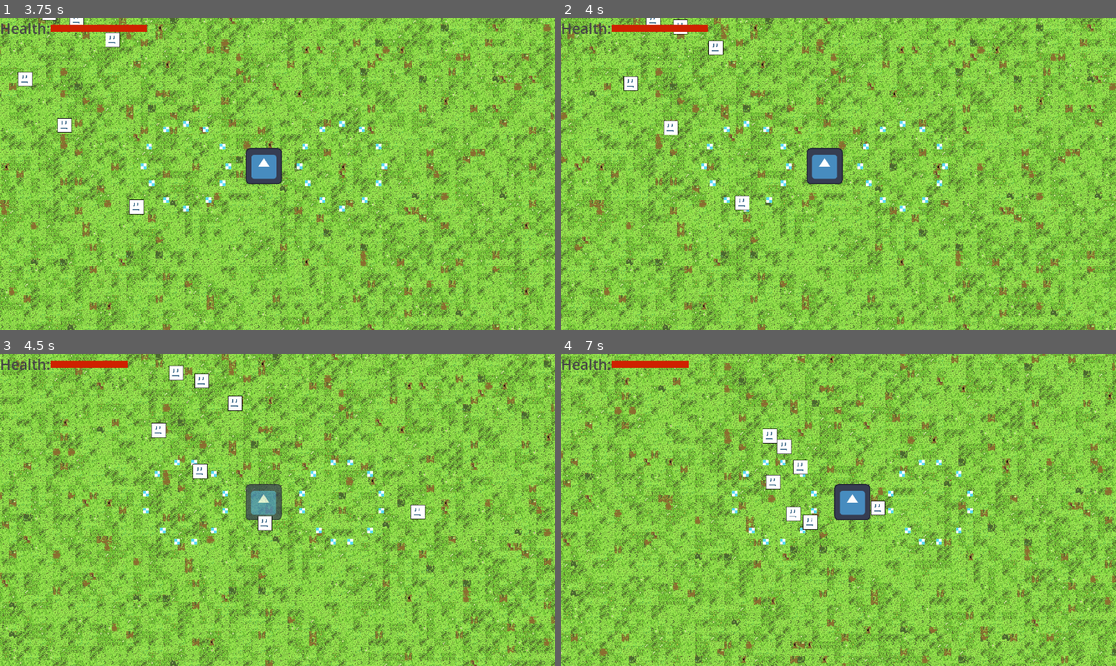
Above: before the commit, frames 1-4 (two rows, left to right).
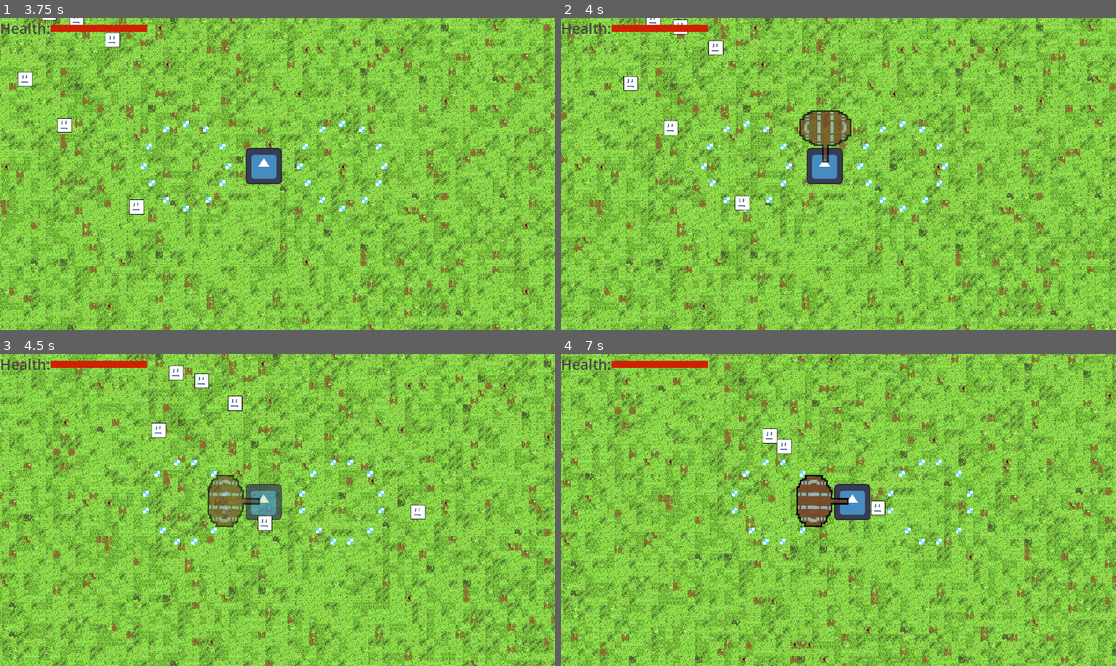
Above: after the commit, the same moments.

Repository: btalbert11/SurvivorGame
Game: Godot game, scene res://scenes/game.tscn
Two runs of this game, one before a commit and one after it. Both use one fixed random seed, a clock stepped at 60 frames per second and the inputs below. The engine's default icon, where the game draws it, is replaced by a stand-in: a white triangle on a blue panel in a dark square.
Inputs:
- Up to frame 1 (3.75 s): hold D (move_right) 0.53-1.28 s; hold S (move_down) 1.28-2.03 s; hold D (move_right) 2.03-2.78 s; hold W (move_up) 2.78-3.53 s; hold A (move_left) from 3.53 s (still down)
- Up to frame 2 (4 s): keep holding A (move_left)
- Up to frame 3 (4.5 s): keep holding A (move_left)
- Up to frame 4 (7 s): release A (move_left) at 5.03 s; hold S (move_down) 5.03-5.78 s; hold D (move_right) 5.78-6.53 s; hold W (move_up) from 6.53 s (still down)

Frame 1 is identical in both runs. In frame 2, 1.0% of the frame differs, in the area x 42-53%, y 29-47%; in frame 3, 1.2%; in frame 4, 1.5%, in the area x 23-52%, y 2-57%.
Error before the commit: Parse Error: Unexpected "Identifier" in class body. (res://scripts/HammerWeapon.gd:61)

Commit message:
finished hammer attack

Diff:
--- a/Nodes/HitboxComponent.gd
+++ b/Nodes/HitboxComponent.gd
@@ -1,2 +1,8 @@
 class_name HitboxComponent
 extends Area2D
+
+func disable():
+	$CollisionShape2D.set_deferred("disabled", true)
+
+func enable():
+	$CollisionShape2D.set_deferred("disabled", false)
--- a/Nodes/HurtboxComponent.gd
+++ b/Nodes/HurtboxComponent.gd
@@ -5,3 +5,9 @@
 
 func take_attack(attack: Attack):
 	attacked.emit(attack)
+
+func disable():
+	$CollisionShape2D.set_deferred("disabled", true)
+
+func enable():
+	$CollisionShape2D.set_deferred("disabled", false)
--- a/scenes/hammer_weapon.tscn
+++ b/scenes/hammer_weapon.tscn
@@ -33,9 +33,6 @@
 [node name="HammerWeapon" type="Node2D"]
 script = ExtResource("1_rwe2u")
 hammer_attack_scene = ExtResource("2_bsk64")
-fire_rate = null
-damage = null
-knockback = null
 
 [node name="HitboxComponentRight" type="Area2D" parent="."]
 collision_layer = 4
@@ -72,4 +69,6 @@
 frame_progress = 0.227972
 
 [connection signal="area_entered" from="HitboxComponentRight" to="." method="_on_hitbox_component_right_area_entered"]
+[connection signal="area_exited" from="HitboxComponentRight" to="." method="_on_hitbox_component_right_area_exited"]
 [connection signal="area_entered" from="HitboxComponentLeft" to="." method="_on_hitbox_component_left_area_entered"]
+[connection signal="area_exited" from="HitboxComponentLeft" to="." method="_on_hitbox_component_left_area_exited"]
--- a/scenes/player.tscn
+++ b/scenes/player.tscn
@@ -40,6 +40,7 @@
 
 [node name="HealthComponent" type="Node2D" parent="."]
 script = ExtResource("3_hc870")
+MAX_HEALTH = 10000.0
 
 [node name="HurtboxComponent" type="Area2D" parent="."]
 position = Vector2(1.6129, 0)
--- a/scripts/HammerWeapon.gd
+++ b/scripts/HammerWeapon.gd
@@ -7,29 +7,33 @@
 var fire_timer = Timer
 var attack: Attack
 var cool_down: bool = false
-
+var right_enemies = {}
+var left_enemies = {}
 
 # Called when the node enters the scene tree for the first time.
 func _ready():
 	attack = Attack.new()
 	attack.damage = damage
 	attack.knockback = knockback
+	# TODO add knockback to hammer attack
 
 
 # Called every frame. 'delta' is the elapsed time since the previous frame.
 func _process(delta):
 	pass
 
-
-func fire(right: bool):
+func fire():
 	if cool_down:
 		return
 	var hammer_attack = hammer_attack_scene.instantiate()
+	var right: bool
+	if right_enemies.size() >= left_enemies.size():
+		right = true
+	else:
+		right = false
 	hammer_attack.init(right)
 	attack.origin = global_position
 	hammer_attack.attack = attack
-#	TODO ADD LEFT RIGHT AND MAKE ART
-#	add_child(hammer_attack)
 	call_deferred("add_child", hammer_attack)
 	disable_hitbox()
 	set_timer()
@@ -37,12 +41,12 @@
 
 
 func disable_hitbox():
-	$HitboxComponentLeft/CollisionShape2D.set_deferred("disabled", true)
-	$HitboxComponentRight/CollisionShape2D.set_deferred("disabled", true)
+	$HitboxComponentLeft.disable()
+	$HitboxComponentRight.disable()
 
 func enable_hitbox():
-	$HitboxComponentLeft/CollisionShape2D.set_deferred("disabled", false)
-	$HitboxComponentRight/CollisionShape2D.set_deferred("disabled", false)
+	$HitboxComponentLeft.enable()
+	$HitboxComponentRight.enable()
 
 func set_timer():
 	fire_timer = Timer.new()
@@ -57,12 +61,26 @@
 	enable_hitbox()
 	cool_down = false
 
-
-TODO CHECK WHICH ONE HAS MORE ENEMYS, THEN ATTACK THAT SIDE
-
 func _on_hitbox_component_right_area_entered(area):
-	fire(true)
+	var parent = area.get_owner()
+	if parent.is_in_group("Enemies"):
+		right_enemies[parent.get_instance_id()] = parent
+		call_deferred("fire")
 
 
 func _on_hitbox_component_left_area_entered(area):
-	fire(false)
+	var parent = area.get_owner()
+	if parent.is_in_group("Enemies"):
+		left_enemies[parent.get_instance_id()] = parent
+		call_deferred("fire")
+
+
+func _on_hitbox_component_right_area_exited(area):
+	var parent = area.get_owner()
+	if parent.is_in_group("Enemies"):
+		right_enemies.erase(parent.get_instance_id())
+
+func _on_hitbox_component_left_area_exited(area):
+	var parent = area.get_owner()
+	if parent.is_in_group("Enemies"):
+		left_enemies.erase(parent.get_instance_id())
--- a/scripts/player.gd
+++ b/scripts/player.gd
@@ -18,7 +18,6 @@
 			$AnimatedSprite2D.modulate.a = 1
 
 func _physics_process(delta):
-
 	# Get the input direction and handle the movement/deceleration.
 	# As good practice, you should replace UI actions with custom gameplay actions.
 	var direction = Input.get_vector("move_left", "move_right", "move_up", "move_down")
@@ -37,7 +36,7 @@
 func _on_invcicible_timer_timeout():
 	invincible = false
 	$AnimatedSprite2D.modulate.a = 1
-	$HurtboxComponent/CollisionShape2D.set_deferred("disabled", false)
+	$HurtboxComponent.enable()
 	set_collision_layer_value(1, 1)
 	set_collision_mask_value(1, 1)
 
@@ -51,14 +50,14 @@
 
 func disable_collision():
 	# disable hurtbox
-	$HurtboxComponent/CollisionShape2D.set_deferred("disabled", true)
+	$HurtboxComponent.disable()
 	# disable enemy collision
 	set_collision_layer_value(6, 0)
 	set_collision_mask_value(6, 0)
 
 func enable_collision():
 	# enable hurtbox
-	$HurtboxComponent/CollisionShape2D.set_deferred("disabled", false)
+	$HurtboxComponent.enable()
 	# enable enemy collision
 	set_collision_layer_value(6, 0)
 	set_collision_mask_value(6, 0)
